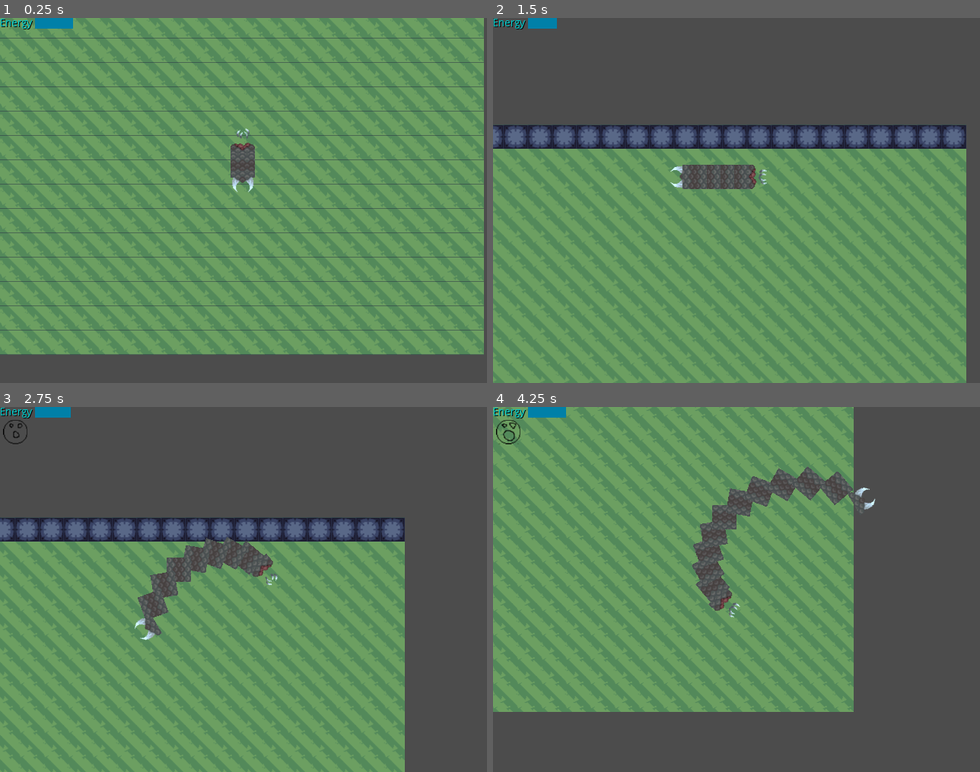
Above: before the commit, frames 1-4 (two rows, left to right).
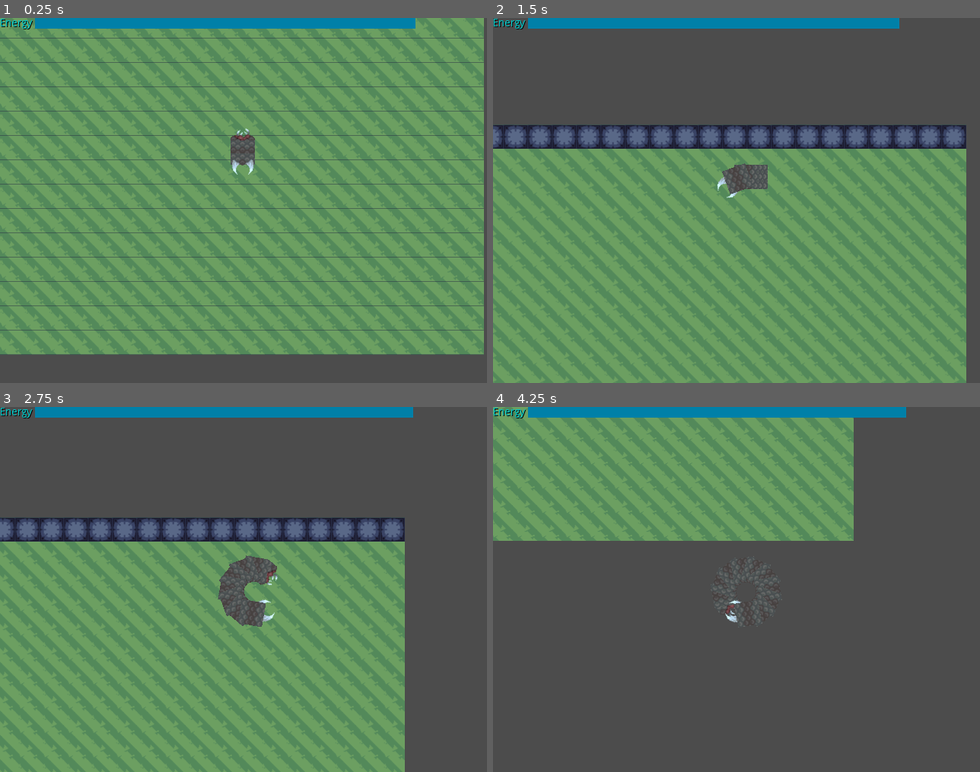
Above: after the commit, the same moments.

Repository: Ridote/LudumDare20180811RunningOutOfSpace
Game: Godot game, scene res://Entities/Main.tscn
Two runs of this game, one before a commit and one after it. Both use one fixed random seed, a clock stepped at 60 frames per second and the inputs below.
Inputs:
- Up to frame 1 (0.25 s): no input
- Up to frame 2 (1.5 s): hold Right (ui_right) 0.53-1.28 s; hold G 0.53-1.28 s; hold Down (ui_down) from 1.28 s (still down); tap G at 1.35 s
- Up to frame 3 (2.75 s): release Down (ui_down) at 2.03 s; hold Right (ui_right) from 2.03 s (still down); hold G from 2.03 s (still down)
- Up to frame 4 (4.25 s): release Right (ui_right) at 2.78 s; release G at 2.78 s; hold Up (ui_up) 2.78-3.53 s; tap G at 2.85 s; hold Left (ui_left) from 3.53 s (still down); hold G from 3.53 s (still down)

The runs differ from the first frame. In frame 1, 2.5% of the frame differs, in the area x 15-86%, y 0-48%; in frame 2, 3.0%; in frame 3, 5.3%; in frame 4, 38%, in the area x 0-85%, y 0-84%.

Commit message:
Now creature not colliding. It needs fixes when speed is high

Diff:
--- a/Entities/Main.tscn
+++ b/Entities/Main.tscn
@@ -3,7 +3,7 @@
 [ext_resource path="res://Maps/Map01.tscn" type="PackedScene" id=1]
 [ext_resource path="res://Entities/Player/Player.tscn" type="PackedScene" id=2]
 
-[node name="Main" type="Node2D"]
+[node name="Main" type="Node2D" index="0"]
 
 [node name="Map1" parent="." index="0" instance=ExtResource( 1 )]
 
--- a/Entities/Player/Head.gd
+++ b/Entities/Player/Head.gd
@@ -4,8 +4,8 @@
 var previous = null
 var next = null
 
-var previousPosition = 0
-var previousRotation = 0
+var previousPosition = []
+var previousRotation = []
 
 func _ready():
 	pass
@@ -14,20 +14,25 @@
 	self.player = player
 	self.previous = previous
 	self.next = next
+	print(previous.global_position)
+	previousPosition = [previous.global_position, previous.global_position]
+	previousRotation = [previous.rotation, previous.rotation]
 
 func setNext(next):
 	self.next = next
 
 func updateBody():
-	previousPosition = global_position
-	previousRotation = rotation
-	global_position = previous.previousPosition
-	rotation = previous.previousRotation
+	previousPosition[0] = previousPosition[1]
+	previousRotation[0] = previousRotation[1]
+	previousPosition[1] = global_position
+	previousRotation[1] = rotation
+	global_position = previous.previousPosition[0]
+	rotation = previous.previousRotation[0]
 	if(previous != null):
-		global_position = previous.previousPosition - Vector2(sin(previous.previousRotation), -cos(previous.previousRotation)).normalized()*16
+		global_position = previous.previousPosition[0]# - Vector2(sin(previous.previousRotation), -cos(previous.previousRotation)).normalized()*16
 
-	if(next != null):
-		next.updateBody()
+	if(previous.has_method("updateBody")):
+		previous.updateBody()
 
 
 func _on_Head_area_entered(area):
--- a/Entities/Player/Mouth.gd
+++ b/Entities/Player/Mouth.gd
@@ -1,8 +1,11 @@
 extends KinematicBody2D
 
-var previousPosition = Vector2(0,0)
-var previousRotation = 0
+var previousPosition = [Vector2(0,0), Vector2(0,0)]
+var previousRotation = [0, 0]
 
 func _physics_process(delta):
-	previousPosition = global_position
-	previousRotation = rotation
+	previousPosition[0] = previousPosition[1]
+	previousRotation[0] = previousRotation[1]
+
+	previousPosition[1] = global_position
+	previousRotation[1] = rotation
--- a/Entities/Player/Player.gd
+++ b/Entities/Player/Player.gd
@@ -19,7 +19,7 @@
 
 #GUI
 var minEnergyValue = 5
-var maxEnergyValue = 50
+var maxEnergyValue = 500
 var currentEnergy = 0
 
 #Code control
@@ -90,7 +90,7 @@
 	tired = false
 
 func updateBody():
-	$Head.updateBody()
+	$Tail.updateBody()
 
 func grow():
 	var body = bodyPrefab.instance()
--- a/Entities/Player/Player.tscn
+++ b/Entities/Player/Player.tscn
@@ -7,7 +7,7 @@
 [ext_resource path="res://Entities/Player/Body.tscn" type="PackedScene" id=5]
 [ext_resource path="res://Entities/Player/Tail.tscn" type="PackedScene" id=6]
 
-[node name="Player" type="Node2D"]
+[node name="Player" type="Node2D" index="0"]
 
 script = ExtResource( 1 )
 _sections_unfolded = [ "Collision" ]
@@ -23,6 +23,7 @@
 
 [node name="Mouth" parent="." index="2" instance=ExtResource( 3 )]
 
+editor/display_folded = true
 position = Vector2( -0.85022, -39.7711 )
 
 [node name="Camera2D" type="Camera2D" parent="Mouth" index="1"]
--- a/Maps/Map01.tscn
+++ b/Maps/Map01.tscn
@@ -2,7 +2,7 @@
 
 [ext_resource path="res://Tilemaps/TilemapCosmo.tres" type="TileSet" id=1]
 
-[node name="Map1" type="Node2D" index="0"]
+[node name="Map1" type="Node2D"]
 
 [node name="Floor" type="TileMap" parent="." index="0"]
 
